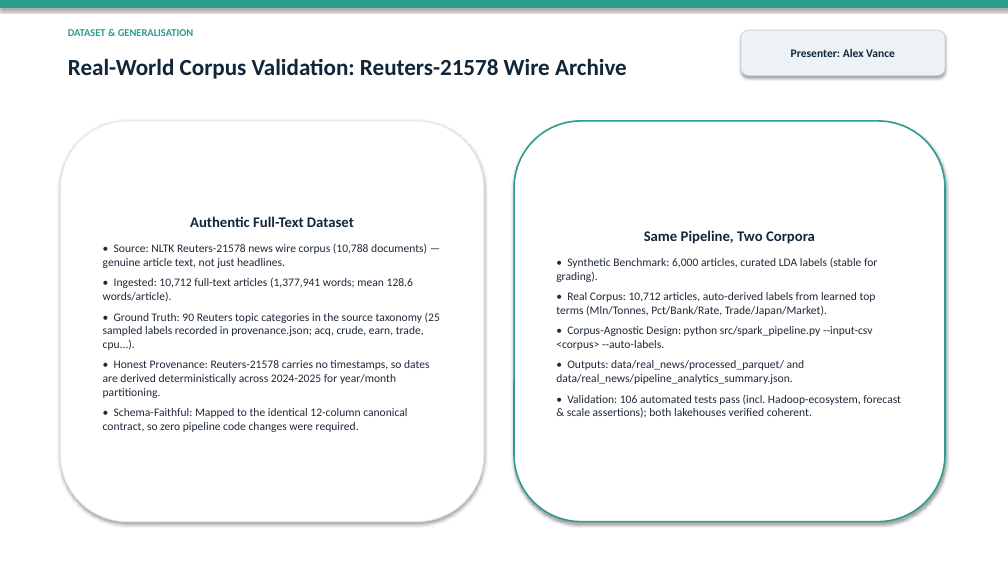
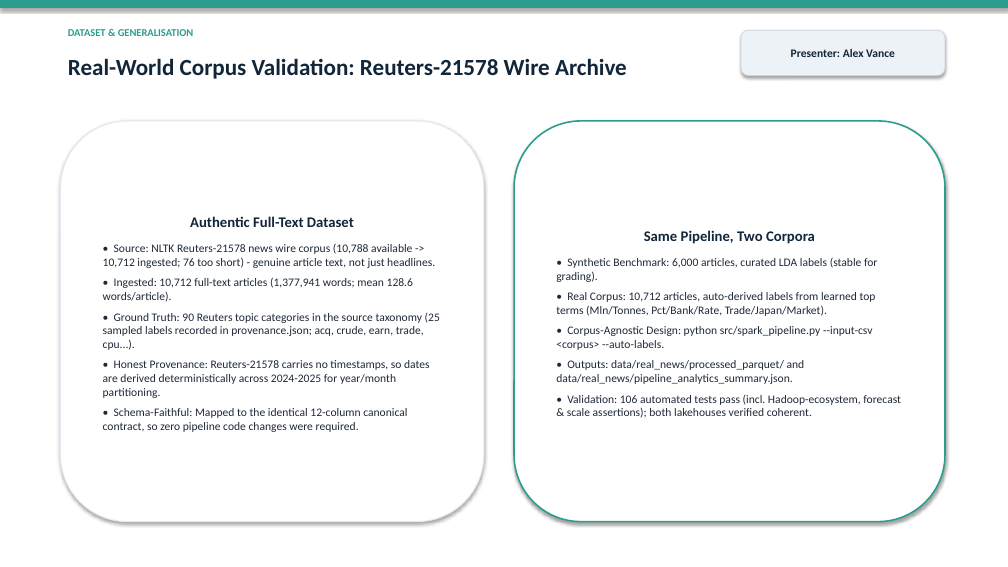
Before and after one commit to OmarHanii-bit/News-Article-Analysis-and-Topic-Extraction, a slide deck: slide 10 of presentation/News_Article_Analysis_Presentation.pptx. Drawn at 1008x567 pixels with LibreOffice and Linux fonts; fonts in the diff are those of the drawing. Boxes give left, top, right and bottom in pixels: in the first picture for what was removed or moved away, otherwise in the second. Text is boxed around its words. In the diff, an @@ line names an element or a change of style, - is before the commit and + after.

```diff
--- a/presentation/News_Article_Analysis_Presentation.pptx
+++ b/presentation/News_Article_Analysis_Presentation.pptx
@@ text in rounded rectangle at box(103, 243, 435, 268): text changed @@
-• Source: NLTK Reuters-21578 news wire corpus (10,788 documents) — genuine article text, not just headlines.
+• Source: NLTK Reuters-21578 news wire corpus (10,788 available -> 10,712 ingested; 76 too short) - genuine article text, not just headlines.
```
Also in this commit, not shown: 13 other files.
